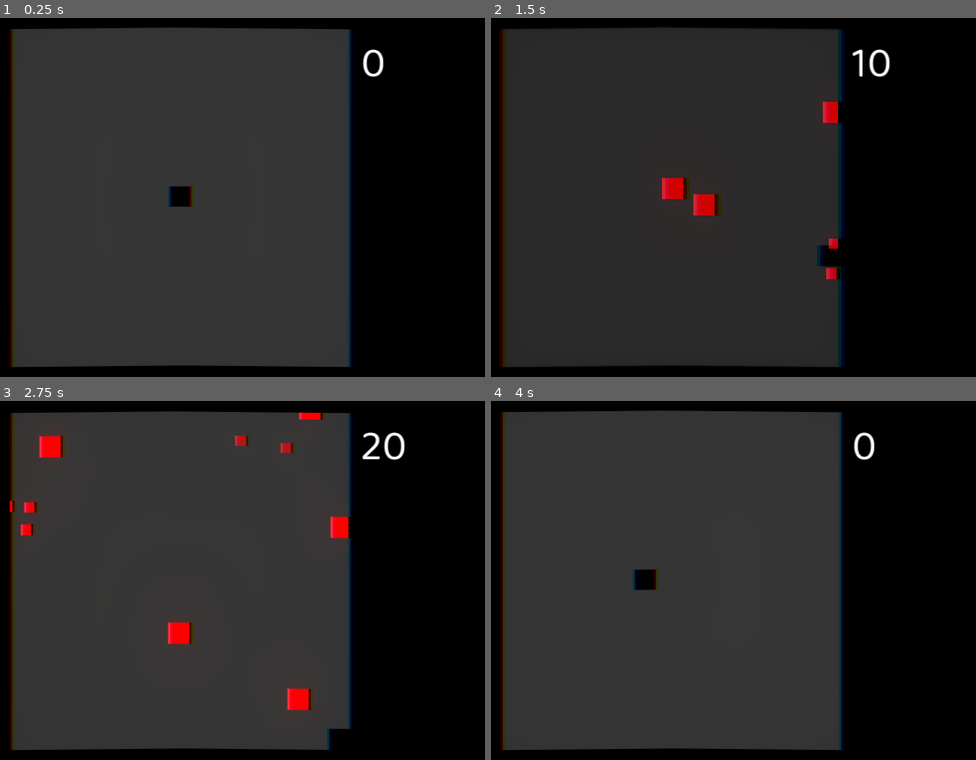
Above: before the commit, frames 1-4 (two rows, left to right).
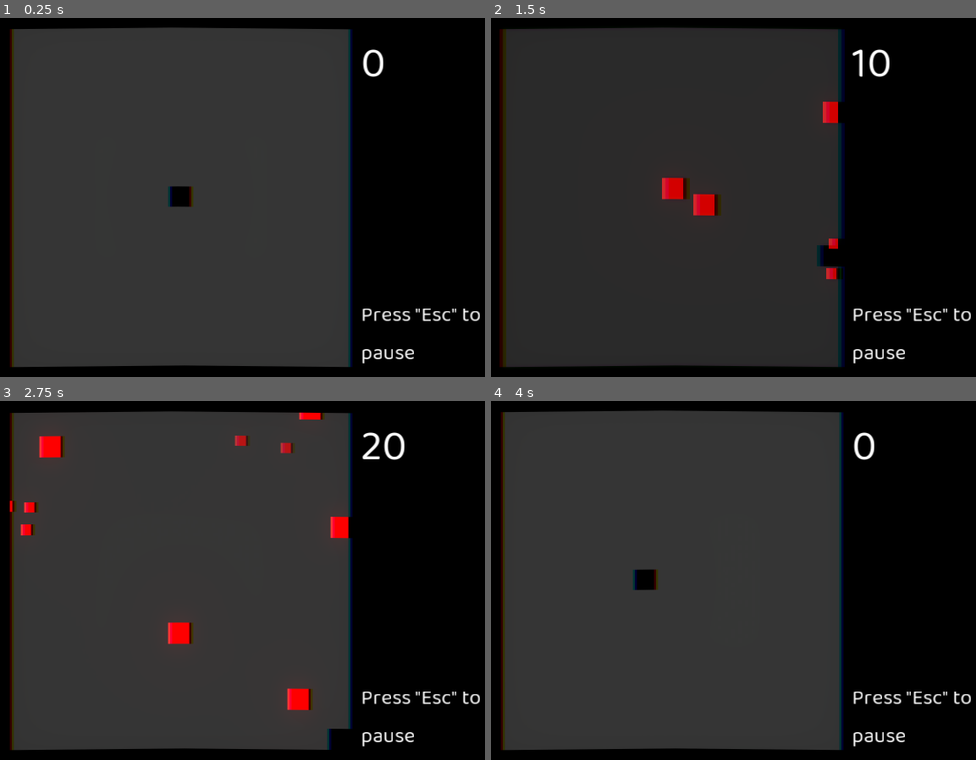
Above: after the commit, the same moments.

Repository: mariothedog/Dodge-and-Explode-
Game: Godot game, scene res://Levels/Endless Level.tscn
Two runs of this game, one before a commit and one after it. Both use one fixed random seed, a clock stepped at 60 frames per second and the inputs below. The engine's default icon, where the game draws it, is replaced by a stand-in: a white triangle on a blue panel in a dark square.
Inputs:
- Up to frame 1 (0.25 s): no input
- Up to frame 2 (1.5 s): hold D (move_right) 0.53-1.28 s; tap Space (dash) at 0.6, 1.35 s; hold S (move_down) from 1.28 s (still down)
- Up to frame 3 (2.75 s): release S (move_down) at 2.03 s; hold D (move_right) from 2.03 s (still down); tap Space (dash) at 2.1 s
- Up to frame 4 (4 s): release D (move_right) at 2.78 s; hold W (move_up) 2.78-3.53 s; tap Space (dash) at 2.85, 3.6 s; hold A (move_left) from 3.53 s (still down)

The runs differ from the first frame. In frame 1, 0.6% of the frame differs, in the area x 74-99%, y 80-97%; in frame 2, 0.6%; in frame 3, 0.6%; in frame 4, 0.6%.

Commit message:
Added pause text to the HUD, changed the Pause Menu to a CanvasLayer so it appears in front of the combo text.

Diff:
--- a/UI/HUD.tscn
+++ b/UI/HUD.tscn
@@ -8,12 +8,18 @@
 use_filter = true
 font_data = ExtResource( 1 )
 
+[sub_resource type="DynamicFont" id=2]
+size = 32
+use_filter = true
+font_data = ExtResource( 1 )
+
 [node name="HUD" type="CanvasLayer"]
 script = ExtResource( 2 )
 
 [node name="MarginContainer" type="MarginContainer" parent="."]
+anchor_left = 1.0
 anchor_right = 1.0
-margin_left = 784.0
+margin_left = -240.0
 margin_bottom = 192.0
 __meta__ = {
 "_edit_use_anchors_": false
@@ -27,5 +33,24 @@
 text = "0"
 autowrap = true
 
+[node name="MarginContainer2" type="MarginContainer" parent="."]
+anchor_left = 1.0
+anchor_top = 1.0
+anchor_right = 1.0
+anchor_bottom = 1.0
+margin_left = -240.0
+margin_top = -192.0
+__meta__ = {
+"_edit_use_anchors_": false
+}
+
+[node name="Pause" type="Label" parent="MarginContainer2"]
+margin_top = 39.0
+margin_right = 240.0
+margin_bottom = 152.0
+custom_fonts/font = SubResource( 2 )
+text = "Press \"Esc\" to pause"
+autowrap = true
+
 [node name="Tween" type="Tween" parent="."]
 [connection signal="tween_step" from="Tween" to="." method="_on_Tween_tween_step"]
--- a/UI/Pause Menu.gd
+++ b/UI/Pause Menu.gd
@@ -1,11 +1,11 @@
-extends Control
+extends CanvasLayer
 
 func _ready():
-	visible = false
+	$MarginContainer.visible = false
 
-	$"MarginContainer/VBoxContainer/Screen Shake".pressed = global.screen_shake_enabled
-	$"MarginContainer/VBoxContainer/Music/Music Slider".value = global.music_volume
-	$"MarginContainer/VBoxContainer/Audio/Audio Slider".value = global.audio_volume
+	$"MarginContainer/MarginContainer/VBoxContainer/Screen Shake".pressed = global.screen_shake_enabled
+	$"MarginContainer/MarginContainer/VBoxContainer/Music/Music Slider".value = global.music_volume
+	$"MarginContainer/MarginContainer/VBoxContainer/Audio/Audio Slider".value = global.audio_volume
 
 func _input(_event):
 	if Input.is_action_just_pressed("ui_cancel"):
@@ -13,7 +13,7 @@
 
 func pause():
 	get_tree().paused = not get_tree().paused
-	visible = not visible
+	$MarginContainer.visible = not $MarginContainer.visible
 
 func _on_Screen_Shake_toggled(button_pressed):
 	global.screen_shake_enabled = button_pressed
--- a/UI/Pause Menu.tscn
+++ b/UI/Pause Menu.tscn
@@ -14,8 +14,11 @@
 use_filter = true
 font_data = ExtResource( 2 )
 
-[node name="Pause Menu" type="MarginContainer"]
+[node name="Pause Menu" type="CanvasLayer"]
 pause_mode = 2
+script = ExtResource( 1 )
+
+[node name="MarginContainer" type="MarginContainer" parent="."]
 anchor_left = 0.5
 anchor_top = 0.5
 anchor_right = 0.5
@@ -28,19 +31,18 @@
 custom_constants/margin_top = 150
 custom_constants/margin_left = 400
 custom_constants/margin_bottom = 150
-script = ExtResource( 1 )
 __meta__ = {
 "_edit_use_anchors_": false
 }
 
-[node name="Outline" type="ColorRect" parent="."]
+[node name="Outline" type="ColorRect" parent="MarginContainer"]
 margin_left = 400.0
 margin_top = 150.0
 margin_right = 624.0
 margin_bottom = 450.0
 color = Color( 0.239216, 0, 0, 1 )
 
-[node name="MarginContainer" type="MarginContainer" parent="."]
+[node name="MarginContainer" type="MarginContainer" parent="MarginContainer"]
 margin_left = 400.0
 margin_top = 150.0
 margin_right = 624.0
@@ -50,7 +52,7 @@
 custom_constants/margin_left = 10
 custom_constants/margin_bottom = 10
 
-[node name="Background" type="ColorRect" parent="MarginContainer"]
+[node name="Background" type="ColorRect" parent="MarginContainer/MarginContainer"]
 margin_left = 10.0
 margin_top = 10.0
 margin_right = 214.0
@@ -60,13 +62,13 @@
 "_edit_use_anchors_": false
 }
 
-[node name="VBoxContainer" type="VBoxContainer" parent="MarginContainer"]
+[node name="VBoxContainer" type="VBoxContainer" parent="MarginContainer/MarginContainer"]
 margin_left = 10.0
 margin_top = 10.0
 margin_right = 214.0
 margin_bottom = 290.0
 
-[node name="Screen Shake" type="CheckButton" parent="MarginContainer/VBoxContainer"]
+[node name="Screen Shake" type="CheckButton" parent="MarginContainer/MarginContainer/VBoxContainer"]
 margin_right = 204.0
 margin_bottom = 40.0
 focus_mode = 0
@@ -78,12 +80,12 @@
 "_edit_use_anchors_": false
 }
 
-[node name="Music" type="HBoxContainer" parent="MarginContainer/VBoxContainer"]
+[node name="Music" type="HBoxContainer" parent="MarginContainer/MarginContainer/VBoxContainer"]
 margin_top = 44.0
 margin_right = 204.0
 margin_bottom = 72.0
 
-[node name="Label" type="Label" parent="MarginContainer/VBoxContainer/Music"]
+[node name="Label" type="Label" parent="MarginContainer/MarginContainer/VBoxContainer/Music"]
 margin_right = 43.0
 margin_bottom = 28.0
 size_flags_horizontal = 3
@@ -91,7 +93,7 @@
 custom_fonts/font = SubResource( 4 )
 text = "Music"
 
-[node name="Music Slider" type="HSlider" parent="MarginContainer/VBoxContainer/Music"]
+[node name="Music Slider" type="HSlider" parent="MarginContainer/MarginContainer/VBoxContainer/Music"]
 margin_left = 47.0
 margin_top = 6.0
 margin_right = 204.0
@@ -101,18 +103,18 @@
 min_value = -40.0
 max_value = 0.0
 
-[node name="Audio" type="HBoxContainer" parent="MarginContainer/VBoxContainer"]
+[node name="Audio" type="HBoxContainer" parent="MarginContainer/MarginContainer/VBoxContainer"]
 margin_top = 76.0
 margin_right = 204.0
 margin_bottom = 104.0
 
-[node name="Label" type="Label" parent="MarginContainer/VBoxContainer/Audio"]
+[node name="Label" type="Label" parent="MarginContainer/MarginContainer/VBoxContainer/Audio"]
 margin_right = 44.0
 margin_bottom = 28.0
 custom_fonts/font = SubResource( 4 )
 text = "Sound"
 
-[node name="Audio Slider" type="HSlider" parent="MarginContainer/VBoxContainer/Audio"]
+[node name="Audio Slider" type="HSlider" parent="MarginContainer/MarginContainer/VBoxContainer/Audio"]
 margin_left = 48.0
 margin_top = 6.0
 margin_right = 204.0
@@ -121,6 +123,6 @@
 size_flags_vertical = 4
 min_value = -24.0
 max_value = 0.0
-[connection signal="toggled" from="MarginContainer/VBoxContainer/Screen Shake" to="." method="_on_Screen_Shake_toggled"]
-[connection signal="value_changed" from="MarginContainer/VBoxContainer/Music/Music Slider" to="." method="_on_Music_Slider_value_changed"]
-[connection signal="value_changed" from="MarginContainer/VBoxContainer/Audio/Audio Slider" to="." method="_on_Audio_Slider_value_changed"]
+[connection signal="toggled" from="MarginContainer/MarginContainer/VBoxContainer/Screen Shake" to="." method="_on_Screen_Shake_toggled"]
+[connection signal="value_changed" from="MarginContainer/MarginContainer/VBoxContainer/Music/Music Slider" to="." method="_on_Music_Slider_value_changed"]
+[connection signal="value_changed" from="MarginContainer/MarginContainer/VBoxContainer/Audio/Audio Slider" to="." method="_on_Audio_Slider_value_changed"]
Not shown: 1 places in UI/HUD.tscn that only renumber resources
